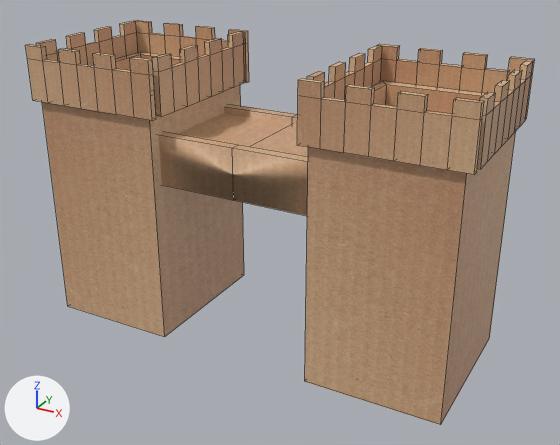
The FBX model GMTK2022/Assets/Art/Environment/Cardboard_castle.fbx: old version first, new version second.
Camera for both pictures: a camera (50 mm lens) standing at (11.97, -21.08, 14.43) and looking at (0.45, -0.12, 3.95). Every picture has the same lights, and +X, +Y and +Z are marked at lower left. Mesh edges are drawn as thin lines. Where no turn or scale is listed for an object, it has been applied to the vertices.

Script lines for the objects in view, before the commit:
```python
me_cube_075 = bpy.data.meshes.new('Cube.075')
me_cube_075.from_pydata(...)  # 452 vertices, 428 faces; spans x -7.47..7.47, y -2.85..2.9, z -0.1..9.59
me_cube_075.materials.append(mat_cardboard_dragon)  # picture img_brown_cardboard_png
ob_cardboard_castle = bpy.data.objects.new('Cardboard_castle', me_cube_075)
ob_cardboard_castle.location = (0.0, 0.0, 0.0)
```
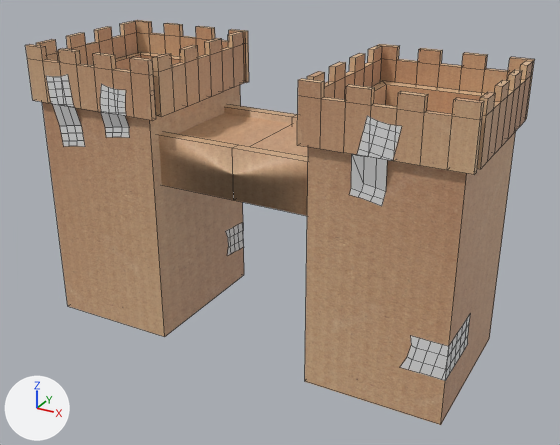
The newer file is also rescaled (x5.066) as a whole; pictures and numbers use the older file's frame.

What differs and where, as boxes (x1, y1, x2, y2) in the pictures (560 x 445 px):
part 1 of me_cube_075, added: after (46, 74, 85, 147)
part 2 of me_cube_075, added: after (100, 84, 130, 138)
part 3 of me_cube_075, added: after (350, 116, 402, 206)
part 4 of me_cube_075, added: after (400, 315, 470, 381)
part 5 of me_cube_075, added: after (225, 223, 244, 256)

The change in detail:
Material 'Tape' (mat_tape) is new.
Its base color is (0.8, 0.8, 0.8) (white #e7e7e7).
me_cube_075 is used by ob_cardboard_castle; location (0.0, 0.0, 0.0).
me_cube_075 had 452 vertices, 428 faces and spanned x -7.47..7.47, y -2.85..2.9, z -0.1..9.59.
me_cube_075 now has 804 vertices, 668 faces and spans x -7.47..7.47, y -2.85..2.9, z -0.1..9.59.
me_cube_075 part 1: a new loose piece of 44 vertices spanning x -6.71..-5.5, y -2.85..-2.67, z 6.27..8.82, in mat_tape (white #e7e7e7).
me_cube_075 part 2: a new loose piece of 44 vertices spanning x -4.56..-3.43, y -2.85..-2.67, z 6.87..8.69, in mat_tape (white #e7e7e7).
me_cube_075 part 3: a new loose piece of 44 vertices spanning x 4.03..5.49, y -2.85..-2.67, z 6.37..8.89, in mat_tape (white #e7e7e7).
me_cube_075 part 4: a new loose piece of 44 vertices spanning x 5.84..7.21, y -2.67..-0.46, z 1.44..2.61, in mat_tape (white #e7e7e7).
me_cube_075 part 5: a new loose piece of 44 vertices spanning x -4.94..-2.74, y 1.39..2.67, z 0.97..2.35, in mat_tape (white #e7e7e7).
me_cube_075 now uses material mat_tape (white #e7e7e7).
